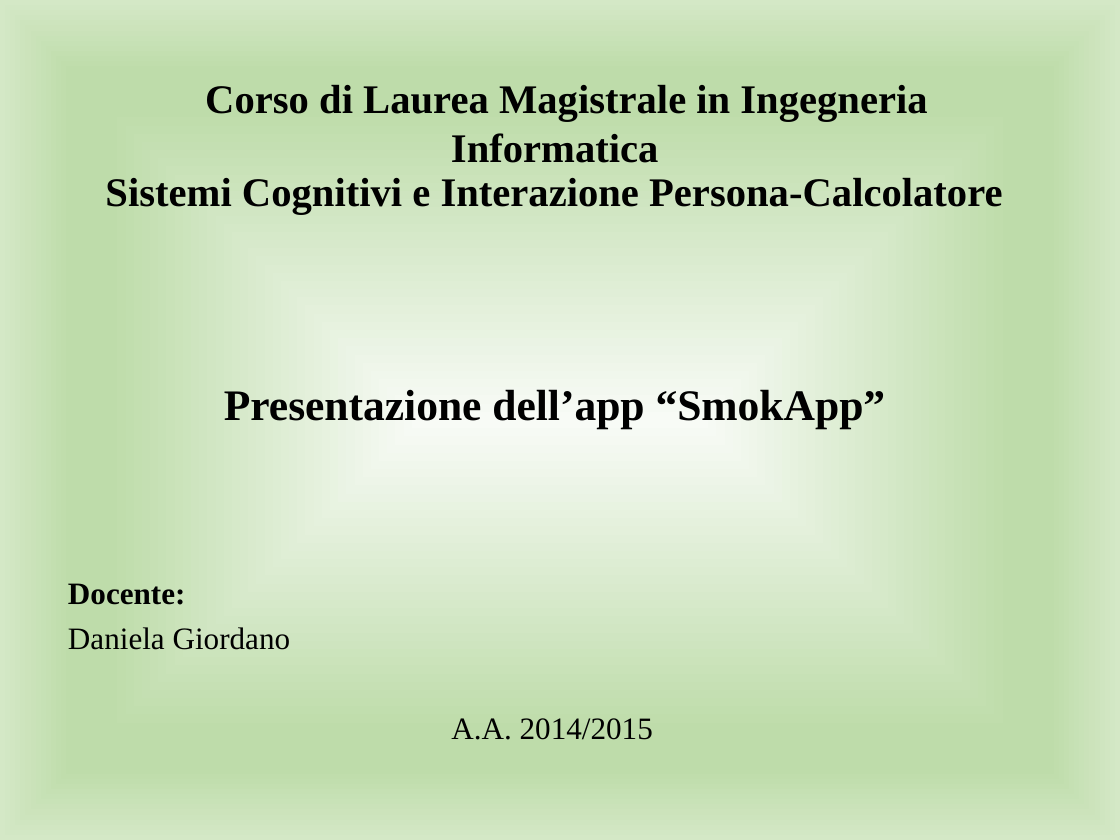
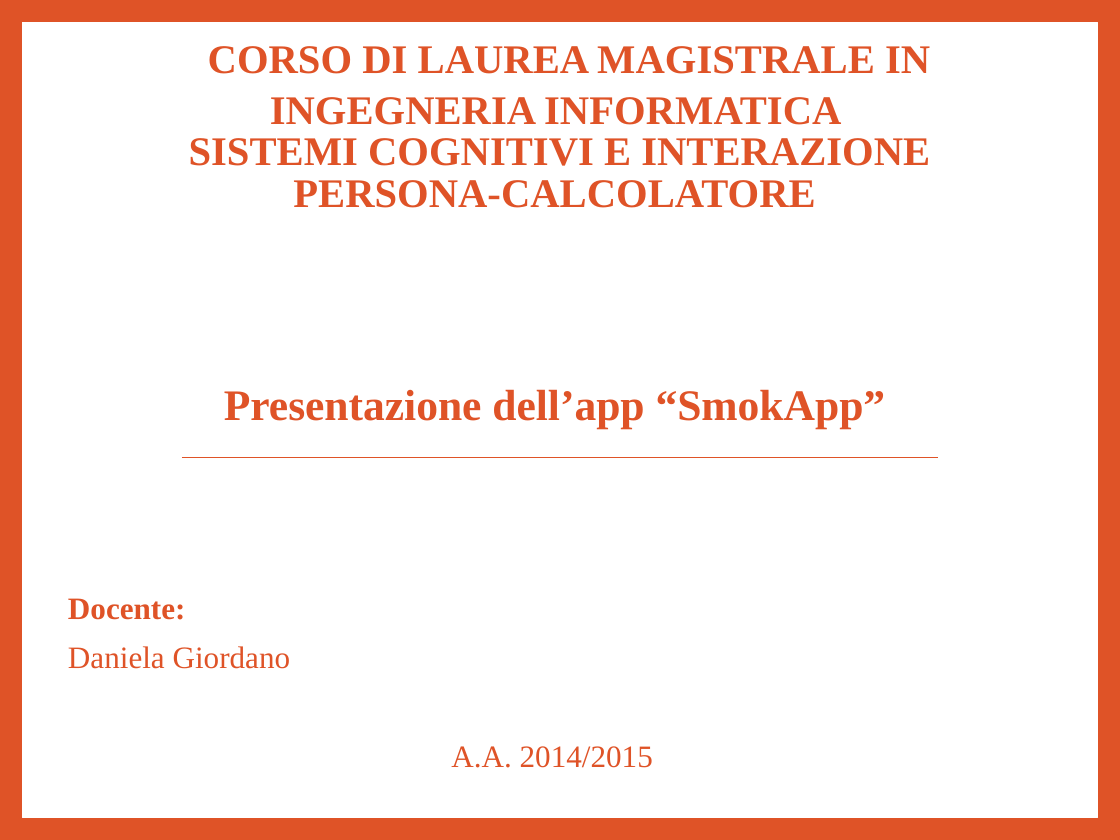
Before and after one commit to giusmastro91/Cognitive-systems, a slide deck: slide 1 of Prova_6/Leone_Mastrosimone_PresentazioneProgetto.pptx. Drawn at 1120x840 pixels with LibreOffice and Linux fonts; fonts in the diff are those of the drawing. Boxes give left, top, right and bottom in pixels: in the first picture for what was removed or moved away, otherwise in the second. Text is boxed around its words. In the diff, an @@ line names an element or a change of style, - is before the commit and + after.

```diff
--- a/Prova_6/Leone_Mastrosimone_PresentazioneProgetto.pptx
+++ b/Prova_6/Leone_Mastrosimone_PresentazioneProgetto.pptx
@@ background gradient #F8FBF6 to #BEDCAA to #D4E8C6 to #DF5327 @@
@@ rectangle added at <box>22,22,1098,818</box>, fill #FFFFFF, outline #FFFFFF 1 pt @@
@@ title at <box>189,46,930,208</box>: text changed; text colour #000000 to #DF5327 @@
-Corso di Laurea Magistrale in Ingegneria Informatica
-Sistemi Cognitivi e Interazione Persona-Calcolatore
+CORSO DI LAUREA MAGISTRALE IN INGEGNERIA INFORMATICA
+SISTEMI COGNITIVI E INTERAZIONE PERSONA-CALCOLATORE
@@ subtitle "Presentazione dell’app “SmokApp”" at <box>68,389,886,768</box>: text colour #000000 to #DF5327; more space between paragraphs @@
@@ line added from (181, 457) to (937, 457), #DF5327 0.79 pt @@
```
Also in this commit, not shown: 38 other slides changed.
